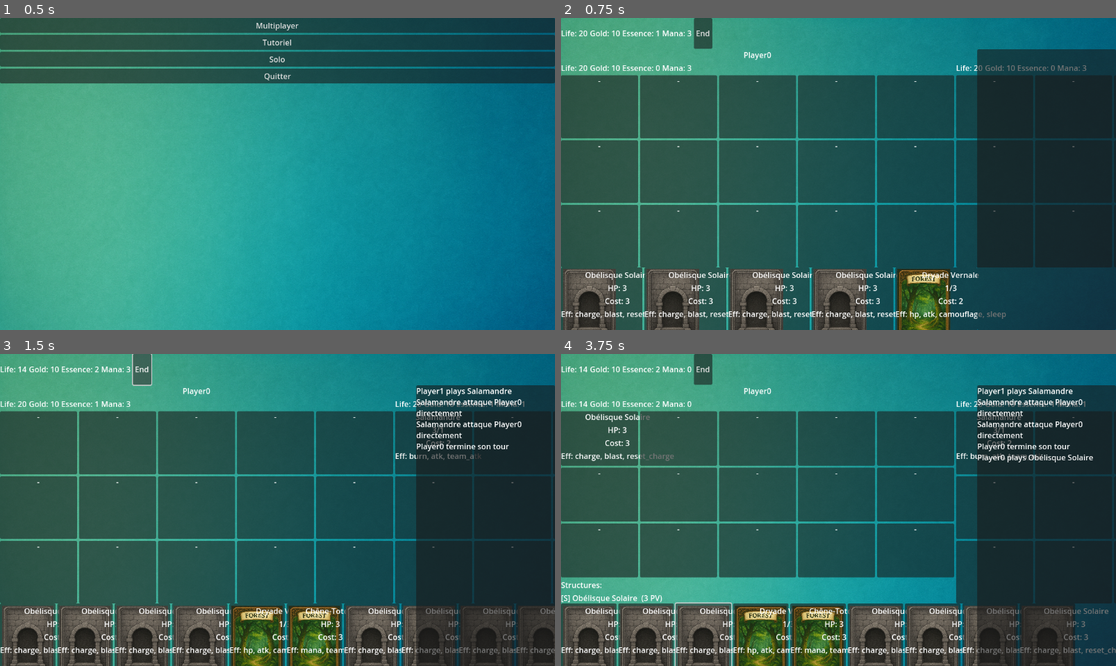
Above: before the commit, frames 1-4 (two rows, left to right).
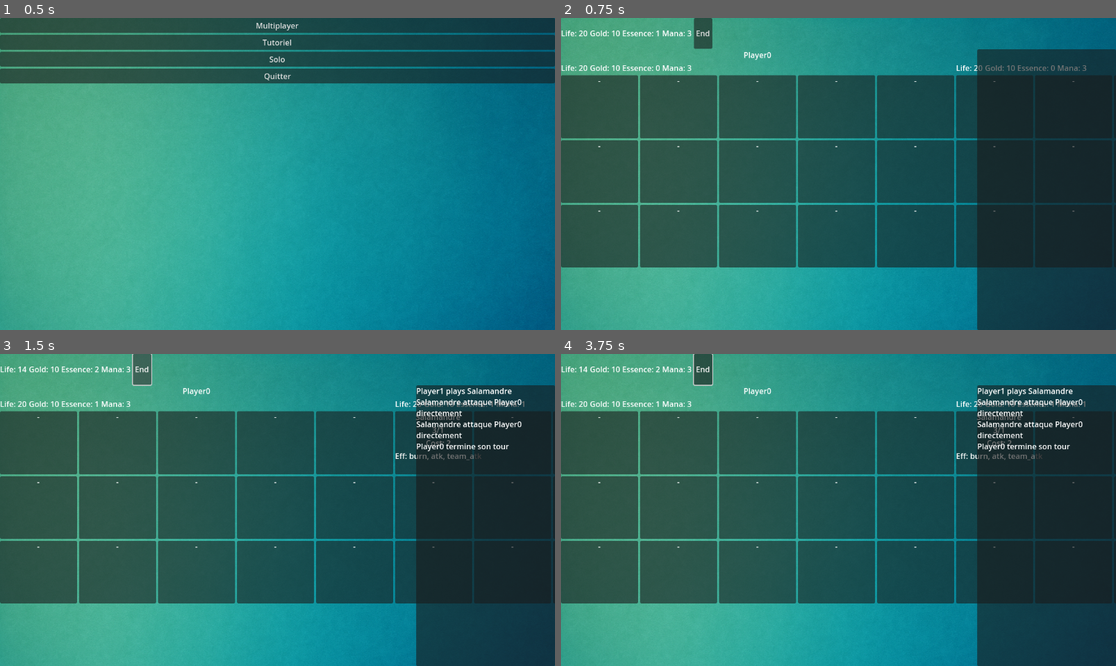
Above: after the commit, the same moments.

Repository: cbCielblanc/deckbuilding
Game: Godot game, scene res://scenes/MainMenu.tscn
Same seed, same stepped clock (60 frames per second), same inputs: the game is played once before the commit and once after it.
Inputs (mouse positions are in pixels of both pictures, inside the frame that each line leads up to):
- Up to frame 1 (0.5 s): no input
- Up to frame 2 (0.75 s): click "Solo" at 0.5 s
- Up to frame 3 (1.5 s): click "End" at 1.25 s
- Up to frame 4 (3.75 s): click (588, 644) at 2.02 s; click (644, 644) at 2.77 s; click (705, 644) at 3.52 s

Frame 1 is identical in both runs. In frame 2, 15% of the frame differs, in the area x 0-81%, y 79-100%; in frame 3, 20%; in frame 4, 27%, in the area x 0-100%, y 0-100%.
Error after the commit: Parse Error: Expected indented block after "if" block. (res://ui/card_button.gd:47)

Commit message:
feat(ui): show card effect descriptions

Diff:
--- a/scripts/constants.gd
+++ b/scripts/constants.gd
@@ -6,3 +6,42 @@
 
 const SEASON_NAMES := ["spring", "summer", "autumn", "winter"]
 const START_LIFE   := 20
+
+# French labels for seasons so UI can display readable effect summaries.
+const SEASON_LABELS := {
+       "spring": "Printemps",
+       "summer": "Été",
+       "autumn": "Automne",
+       "winter": "Hiver",
+}
+
+# Convert a raw effect dictionary into a short human description.
+static func describe_effect(e:Dictionary) -> String:
+       var a := e.get("action", "")
+       var v := e.get("value", 0)
+       match a:
+               "atk":           return "ATK %+d" % v
+               "hp":            return "PV %+d" % v
+               "team_atk":      return "ATK équipe %+d" % v
+               "burn":          return "Brûlure %d" % v
+               "poison":        return "Poison %d" % v
+               "draw":          return "Pioche %d" % v
+               "mana":          return "Mana %+d" % v
+               "gain_gold":     return "Or %+d" % v
+               "charge":        return "Charge %+d" % v
+               "blast":         return "Explosion %d×charge" % v
+               "reset_charge":  return "Réinitialise la charge"
+               "skip_segment":  return "Avance la saison"
+               "extend_season": return "Prolonge la saison"
+               "root":          return "Enracine la cible"
+               "camouflage":    return "Camouflage"
+               "sleep":         return "Endort la cible"
+               "freeze_unit":   return "Gèle la cible"
+               "enemy_atk_mod": return "ATK ennemie %+d" % v
+               "create_token":  return "Crée jeton %s" % e.get("token", "")
+               "consume_token": return "Consomme %s" % e.get("token", "")
+               "duplicate_phantom": return "Double fantôme"
+               "transform":     return "Transforme en %s" % e.get("new_id", "")
+               "penalty_draw":  return "Défausse %d" % (-v)
+               _:
+                       return a
--- a/ui/card_button.gd
+++ b/ui/card_button.gd
@@ -42,12 +42,15 @@
 	elif card_data.card_type == constants.CardType.STRUCTURE:
 		stat_text = "HP: %d" % card_data.hp
 
-	var actions : Array[String] = []
-	for key in card_data.effects.keys():
-		var e: Dictionary = card_data.effects[key]
-		actions.append(e.get("action", ""))
+	var effects_text : Array[String] = []
+	for s in constants.SEASON_NAMES:
+		if card_data.effects.has(s):
+		var e: Dictionary = card_data.effects[s]
+		var desc := constants.describe_effect(e)
+		var season := constants.SEASON_LABELS.get(s, s.capitalize())
+		effects_text.append("%s: %s" % [season, desc])
 
-	tooltip_text = "Coût: %d\nStats: %s\n%s" % [cost, stat_text, "\n".join(actions)]
+	tooltip_text = "Coût: %d\nStats: %s\n%s" % [cost, stat_text, "\n".join(effects_text)]
 
 	var box := VBoxContainer.new()
 	box.anchor_left = 0.0
@@ -76,10 +79,10 @@
 	lbl_cost.text = "Cost: %d" % cost
 	box.add_child(lbl_cost)
 
-	var lbl_eff := Label.new()
-	lbl_eff.horizontal_alignment = HORIZONTAL_ALIGNMENT_CENTER
-	lbl_eff.text = "Eff: %s" % ", ".join(actions)
-	box.add_child(lbl_eff)
+	       var lbl_eff := Label.new()
+	       lbl_eff.horizontal_alignment = HORIZONTAL_ALIGNMENT_CENTER
+	       lbl_eff.text = "Eff: %s" % " | ".join(effects_text)
+	       box.add_child(lbl_eff)
 
 	add_child(box)
 	pressed.connect(_on_pressed)
Not shown, changed: scripts/README.md
Not shown, changed: ui/README.md
